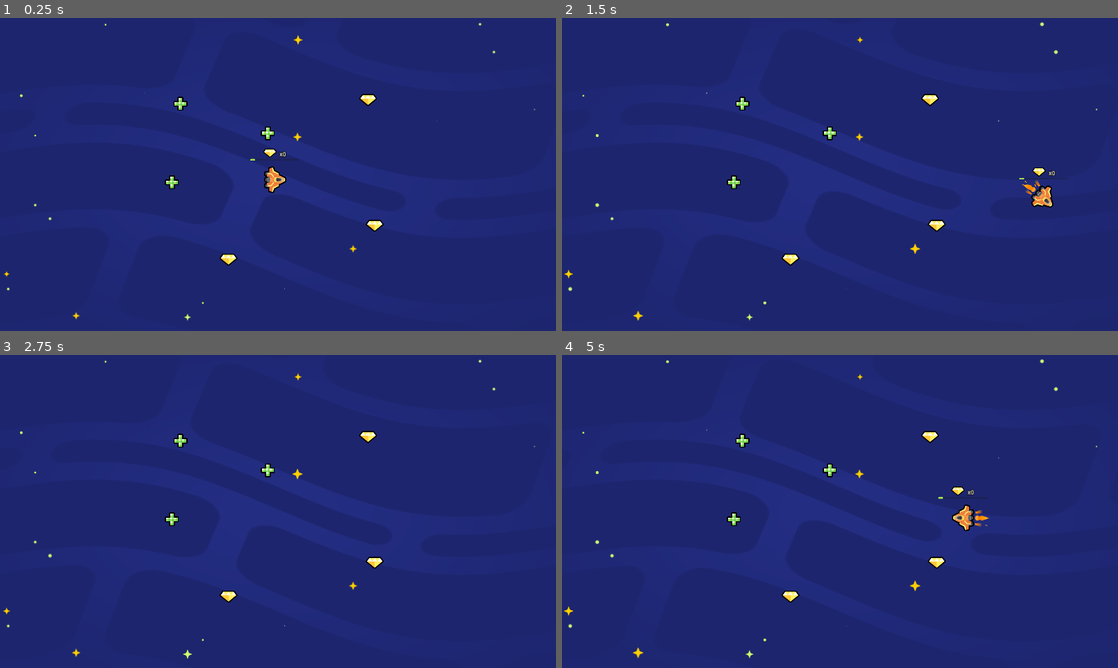
Above: before the commit, frames 1-4 (two rows, left to right).
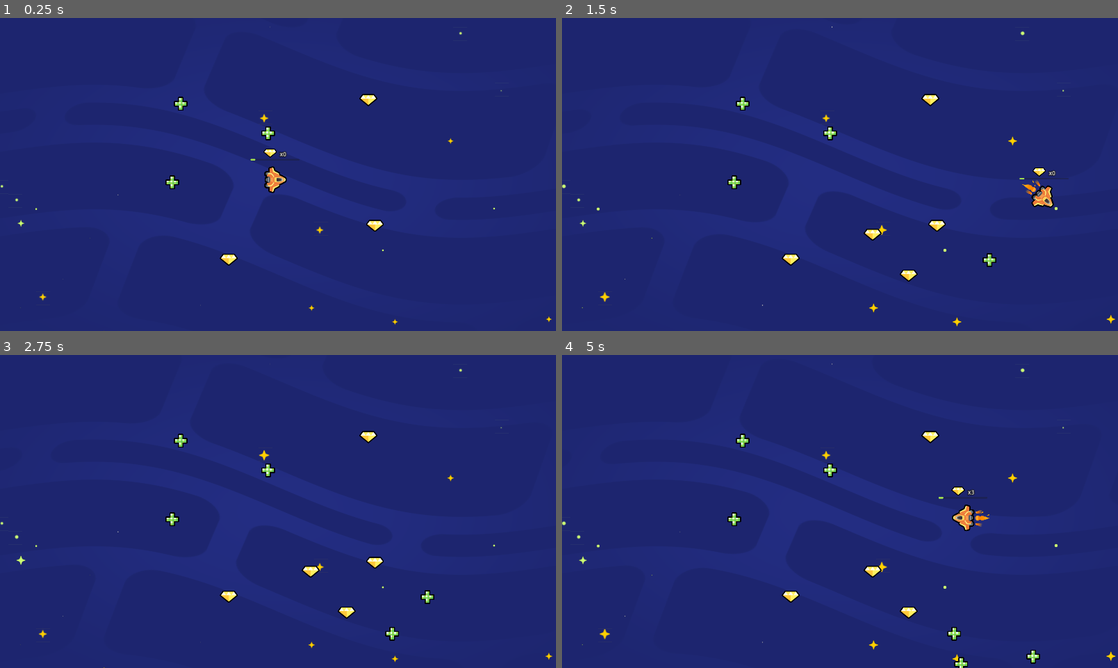
Above: after the commit, the same moments.

Repository: BombyDee/2d-GameDev-Course
Game: Godot game, scene res://lessons/space_level.tscn
The game is run twice, just before and just after one commit, with the same random seed, the same clock (stepped at 60 frames per second) and the same inputs.
Inputs:
- Up to frame 1 (0.25 s): no input
- Up to frame 2 (1.5 s): hold D (move_right) 0.53-1.28 s; hold S (move_down) from 1.28 s (still down)
- Up to frame 3 (2.75 s): release S (move_down) at 2.03 s; hold D (move_right) from 2.03 s (still down)
- Up to frame 4 (5 s): release D (move_right) at 2.78 s; hold W (move_up) 2.78-3.53 s; tap Enter at 3.5 s; hold A (move_left) from 3.53 s (still down)

The runs differ from the first frame. In frame 1, 0.5% of the frame differs, in the area x 0-100%, y 1-98%; in frame 2, 0.8%; in frame 3, 0.7%; in frame 4, 1.1%, in the area x 0-100%, y 1-100%.

Commit message:
L7. Spawn Items Randomly

Diff:
--- /dev/null
+++ b/05.loot_it_all_workbook/lessons/random_item_placer.gd
@@ -0,0 +1,22 @@
+extends Node2D
+
+var item_scenes := [
+	preload("gem.tscn"),
+	preload("health_pack.tscn")
+]
+
+
+func _ready() -> void:
+	get_node("Timer").timeout.connect(_on_timer_timeout)
+
+
+func _on_timer_timeout() -> void:
+	var random_item_scene: PackedScene = item_scenes.pick_random()
+	var item_instance := random_item_scene.instantiate()
+	add_child(item_instance)
+
+	var viewport_size := get_viewport_rect().size
+	var random_position := Vector2(0, 0)
+	random_position.x = randf_range(0, viewport_size.x)
+	random_position.y = randf_range(0, viewport_size.y)
+	item_instance.position = random_position
--- /dev/null
+++ b/05.loot_it_all_workbook/lessons/random_item_placer.tscn
@@ -0,0 +1,12 @@
+[gd_scene load_steps=2 format=3 uid="uid://ductltlxorey6"]
+
+[ext_resource type="Script" path="res://lessons/random_item_placer.gd" id="1_7j7nn"]
+
+[node name="RandomItemPlacer" type="Node2D"]
+script = ExtResource("1_7j7nn")
+
+[node name="Timer" type="Timer" parent="."]
+wait_time = 0.125
+autostart = true
+
+[node name="Camera2D" type="Camera2D" parent="."]
--- a/05.loot_it_all_workbook/lessons/space_level.tscn
+++ b/05.loot_it_all_workbook/lessons/space_level.tscn
@@ -1,9 +1,10 @@
-[gd_scene load_steps=5 format=3 uid="uid://btkjymc78ap8d"]
+[gd_scene load_steps=6 format=3 uid="uid://btkjymc78ap8d"]
 
 [ext_resource type="PackedScene" uid="uid://ddangdjt5h8ok" path="res://lessons/health_pack.tscn" id="1_gevxs"]
 [ext_resource type="PackedScene" uid="uid://dmv50krf4bo5r" path="res://lessons/ship.tscn" id="2_2j1u5"]
 [ext_resource type="PackedScene" uid="uid://bxfevggvxo634" path="res://assets/background/space_background.tscn" id="3_e6xy1"]
 [ext_resource type="PackedScene" uid="uid://c4kosqfu0erer" path="res://lessons/gem.tscn" id="4_opjy8"]
+[ext_resource type="PackedScene" uid="uid://ductltlxorey6" path="res://lessons/random_item_placer.tscn" id="5_2istd"]
 
 [node name="Level" type="Node2D"]
 position = Vector2(4, 12)
@@ -30,3 +31,6 @@
 
 [node name="Gem3" parent="." instance=ExtResource("4_opjy8")]
 position = Vector2(1267, 271)
+
+[node name="RandomItemPlacer" parent="." instance=ExtResource("5_2istd")]
+position = Vector2(955, 528)
--- a/05.loot_it_all_workbook/practices/L7.P1.spawn_random_items/coin.tscn
+++ b/05.loot_it_all_workbook/practices/L7.P1.spawn_random_items/coin.tscn
@@ -1,17 +1,17 @@
-[gd_scene load_steps=4 format=3]
+[gd_scene load_steps=4 format=3 uid="uid://cl0ed0l78f876"]
 
-[ext_resource type="Script" path="res://practices/L7.P1.spawn_random_items/collectible.gd" id="1_w44qq"]
-[ext_resource type="Texture2D" path="res://assets/practice_assets/coin.png" id="2_h8srl"]
+[ext_resource type="Script" path="res://practices/L7.P1.spawn_random_items/collectible.gd" id="1_q7c1w"]
+[ext_resource type="Texture2D" uid="uid://b5n8ybmtouhk0" path="res://assets/practice_assets/coin.png" id="2_rfgor"]
 
 [sub_resource type="CircleShape2D" id="CircleShape2D_8or2y"]
 radius = 57.1402
 
 [node name="Coin" type="Area2D" groups=["coin"]]
 collision_mask = 2
-script = ExtResource("1_w44qq")
+script = ExtResource("1_q7c1w")
 
 [node name="Sprite2D" type="Sprite2D" parent="."]
-texture = ExtResource("2_h8srl")
+texture = ExtResource("2_rfgor")
 
 [node name="CollisionShape2D" type="CollisionShape2D" parent="."]
 shape = SubResource("CircleShape2D_8or2y")
--- a/05.loot_it_all_workbook/practices/L7.P1.spawn_random_items/energy_pack.tscn
+++ b/05.loot_it_all_workbook/practices/L7.P1.spawn_random_items/energy_pack.tscn
@@ -1,17 +1,17 @@
-[gd_scene load_steps=4 format=3]
+[gd_scene load_steps=4 format=3 uid="uid://caqt7nu7wnx0"]
 
-[ext_resource type="Script" path="res://practices/L7.P1.spawn_random_items/collectible.gd" id="1_sb6ru"]
-[ext_resource type="Texture2D" path="res://assets/practice_assets/energy_pack.png" id="2_ipnf3"]
+[ext_resource type="Script" path="res://practices/L7.P1.spawn_random_items/collectible.gd" id="1_egpsd"]
+[ext_resource type="Texture2D" uid="uid://bdkl4qmqe0suw" path="res://assets/practice_assets/energy_pack.png" id="2_0miwc"]
 
 [sub_resource type="CircleShape2D" id="CircleShape2D_gmkso"]
 radius = 57.1402
 
 [node name="EnergyPack" type="Area2D" groups=["energy"]]
 collision_mask = 2
-script = ExtResource("1_sb6ru")
+script = ExtResource("1_egpsd")
 
 [node name="Sprite2D" type="Sprite2D" parent="."]
-texture = ExtResource("2_ipnf3")
+texture = ExtResource("2_0miwc")
 
 [node name="CollisionShape2D" type="CollisionShape2D" parent="."]
 shape = SubResource("CircleShape2D_gmkso")
--- a/05.loot_it_all_workbook/practices/L7.P1.spawn_random_items/random_collectible_placer.gd
+++ b/05.loot_it_all_workbook/practices/L7.P1.spawn_random_items/random_collectible_placer.gd
@@ -1,6 +1,8 @@
 extends Node2D
 
 var collectible_scenes := [
+	preload("coin.tscn"),
+	preload("energy_pack.tscn")
 ]
 
 
@@ -9,4 +11,6 @@
 
 
 func _on_timer_timeout() -> void:
-	pass
+	var random_item_scene: PackedScene = collectible_scenes.pick_random()
+	var item_instance := random_item_scene.instantiate()
+	add_child(item_instance)
--- a/05.loot_it_all_workbook/practices/L7.P1.spawn_random_items/random_collectible_placer.tscn
+++ b/05.loot_it_all_workbook/practices/L7.P1.spawn_random_items/random_collectible_placer.tscn
@@ -1,9 +1,9 @@
-[gd_scene load_steps=2 format=3]
+[gd_scene load_steps=2 format=3 uid="uid://cw1xm48yicho7"]
 
-[ext_resource type="Script" path="res://practices/L7.P1.spawn_random_items/random_collectible_placer.gd" id="1_8cyt6"]
+[ext_resource type="Script" path="res://practices/L7.P1.spawn_random_items/random_collectible_placer.gd" id="1_gmteo"]
 
 [node name="RandomCollectiblePlacer" type="Node2D"]
-script = ExtResource("1_8cyt6")
+script = ExtResource("1_gmteo")
 
 [node name="Timer" type="Timer" parent="."]
 autostart = true
--- a/05.loot_it_all_workbook/practices/L7.P1.spawn_random_items/spawn_random_items.tscn
+++ b/05.loot_it_all_workbook/practices/L7.P1.spawn_random_items/spawn_random_items.tscn
@@ -1,13 +1,13 @@
-[gd_scene load_steps=3 format=3]
+[gd_scene load_steps=3 format=3 uid="uid://c2s80m6yhsk5y"]
 
-[ext_resource type="PackedScene" path="res://practices/L7.P1.spawn_random_items/random_collectible_placer.tscn" id="1_xxubk"]
-[ext_resource type="Script" path="res://practices/L7.P1.spawn_random_items/random_collectible_placer.gd" id="2_fmxc1"]
+[ext_resource type="PackedScene" uid="uid://bnyjo0j7j0t3c" path="res://addons/gdquest_practice_framework/practice_solutions/L7.P1.spawn_random_items/random_collectible_placer.tscn" id="1_75wta"]
+[ext_resource type="Script" path="res://practices/L7.P1.spawn_random_items/random_collectible_placer.gd" id="2_htvtn"]
 
 [node name="SpawnRandomItems" type="Node2D"]
 
-[node name="RandomCollectiblePlacer" type="Node2D" parent="." instance=ExtResource("1_xxubk")]
+[node name="RandomCollectiblePlacer" parent="." instance=ExtResource("1_75wta")]
 position = Vector2(960, 540)
-script = ExtResource("2_fmxc1")
+script = ExtResource("2_htvtn")
 
 [node name="ExtraVisuals" type="Node" parent="."]
 
